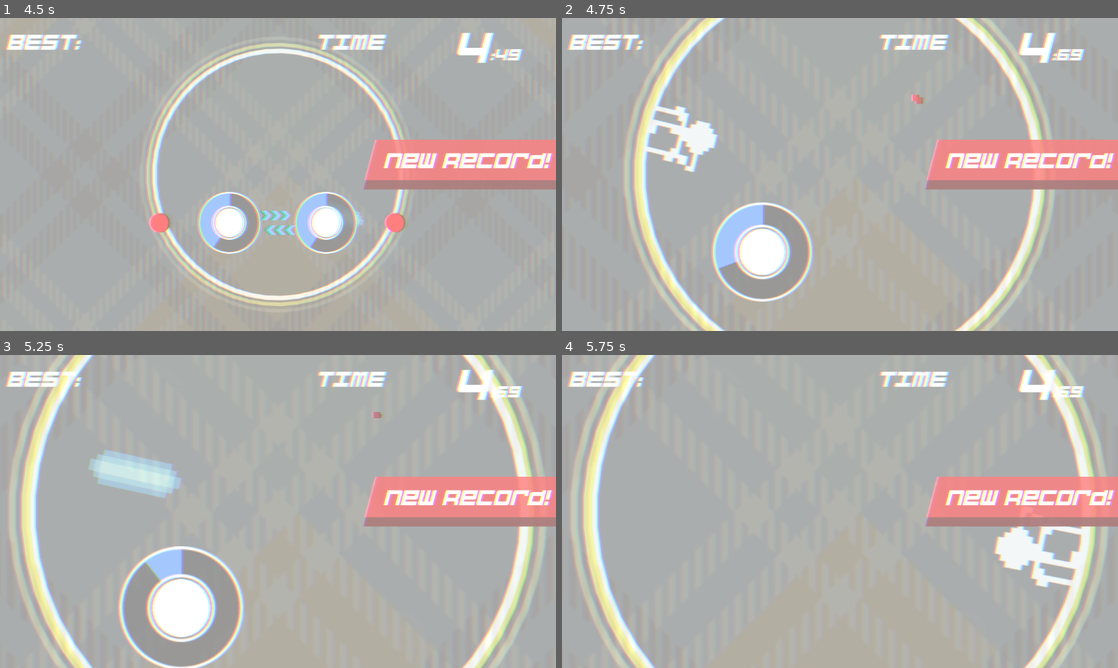
Above: before the commit, frames 1-4 (two rows, left to right).
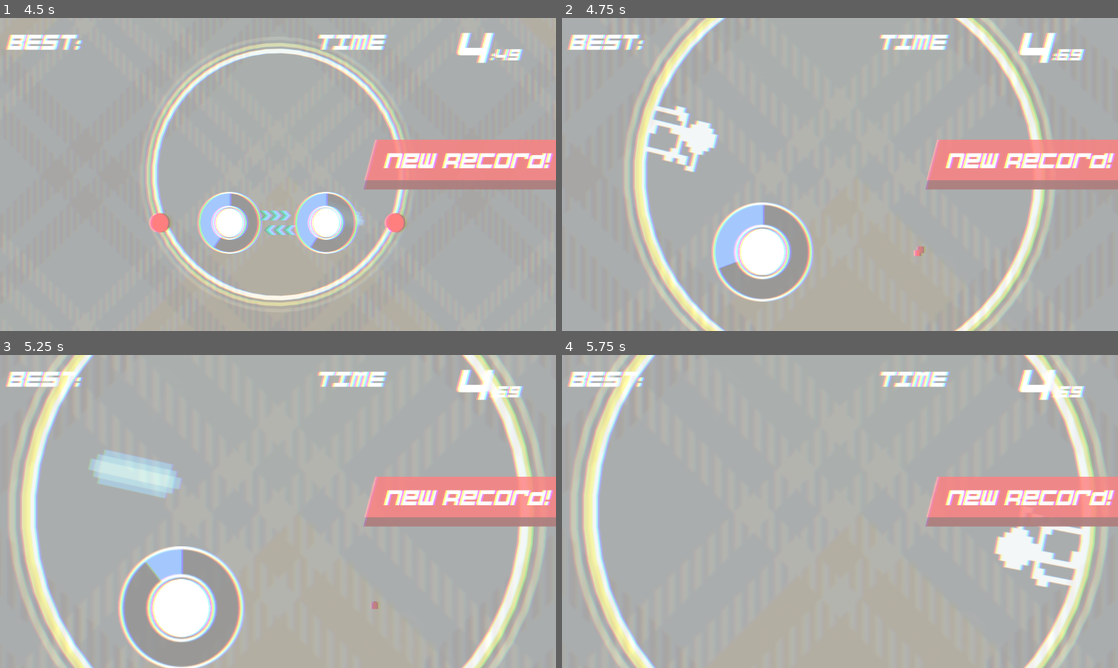
Above: after the commit, the same moments.

Repository: jokw1228/Slay_The_Circle
Game: Godot game, scene res://scenes/rooms/RoomTest/RoomTest.tscn
Same seed, same stepped clock (60 frames per second), same inputs: the game is played once before the commit and once after it. This scene is started directly instead of the project's main scene. Sound files missing from this copy of the repository are replaced by a short silence.
Inputs (mouse positions are in pixels of both pictures, inside the frame that each line leads up to):
- Up to frame 1 (4.5 s): move the mouse to (400, 158) at 0.52 s; click (400, 158) at 0.67 s; move the mouse to (166, 190) at 1.27 s; click (166, 190) at 1.42 s; move the mouse to (333, 105) at 2.02 s; click (333, 105) at 2.17 s; move the mouse to (250, 237) at 2.77 s; click (250, 237) at 2.92 s; move the mouse to (444, 221) at 3.52 s; click (444, 221) at 3.67 s; move the mouse to (111, 127) at 4.27 s; click (111, 127) at 4.42 s
- Up to frame 2 (4.75 s): no input
- Up to frame 3 (5.25 s): move the mouse to (305, 511) at 5.02 s; click (305, 511) at 5.17 s
- Up to frame 4 (5.75 s): no input

Frame 1 is identical in both runs. In frame 2, 0.1% of the frame differs, in the area x 62-66%, y 24-76%; in frame 3, less than 0.1%; in frame 4, nothing differs.

Commit message:
partial pattern

Diff:
--- a/Hongseokhee/Flame.tscn
+++ b/Hongseokhee/Flame.tscn
@@ -43,11 +43,9 @@
 sub_emitter_amount_at_collision = 1
 
 [node name="Flame" type="Node2D"]
-rotation = -1.5708
 script = ExtResource("1_akrqw")
 
 [node name="flame" type="GPUParticles2D" parent="."]
-rotation = 3.14159
 emitting = false
 amount = 50
 process_material = SubResource("ParticleProcessMaterial_homa5")
--- /dev/null
+++ b/scenes/bombgenerators/JinhyunBombGenerator.gd
@@ -0,0 +1,58 @@
+extends BombGenerator
+
+func _ready():
+	await get_tree().create_timer(1.0).timeout
+
+	#pattern_smile_face()
+	#await get_tree().create_timer(5.5).timeout
+	#
+	#pattern_angry_face()
+	#await get_tree().create_timer(5.5).timeout
+
+	pattern_numeric()
+	await get_tree().create_timer(5.5).timeout
+
+
+func pattern_smile_face():
+	var bomb1 = create_normal_bomb(Vector2(-194, -62), 2, 3)
+	var bomb2 = create_normal_bomb(Vector2(-148, -123), 2, 3)
+	var bomb3 = create_normal_bomb(Vector2(-71, -65), 2, 3)
+
+	var bomb4 = create_normal_bomb(Vector2(76, -67), 2, 3)
+	var bomb5 = create_normal_bomb(Vector2(124, -114), 2, 3)
+	var bomb6 = create_normal_bomb(Vector2(182, -54), 2, 3)
+
+	var bomb7 = create_hazard_bomb(Vector2(-199, 95), 2, 3)
+	var bomb8 = create_hazard_bomb(Vector2(-140, 161), 2, 3)
+	var bomb9 = create_hazard_bomb(Vector2(-60, 208), 2, 3)
+	var bomb10 = create_hazard_bomb(Vector2(28, 208), 2, 3)
+	var bomb11 = create_hazard_bomb(Vector2(109, 179), 2, 3)
+	var bomb12 = create_hazard_bomb(Vector2(158, 122), 2, 3)
+	var bomb13 = create_hazard_bomb(Vector2(193, 78), 2, 3)
+
+func pattern_angry_face():
+	var bomb1 = create_normal_bomb(Vector2(-176, -152), 2, 3)
+	var bomb2 = create_normal_bomb(Vector2(-102, -101), 2, 3)
+
+	var bomb3 = create_normal_bomb(Vector2(105, -106), 2, 3)
+	var bomb4 = create_normal_bomb(Vector2(185, -149), 2, 3)
+
+	var bomb5 = create_hazard_bomb(Vector2(-192, 145), 2, 3)
+	var bomb6 = create_hazard_bomb(Vector2(-135, 108), 2, 3)
+	var bomb7 = create_hazard_bomb(Vector2(-59, 95), 2, 3)
+	var bomb8 = create_hazard_bomb(Vector2(14, 94), 2, 3)
+	var bomb9 = create_hazard_bomb(Vector2(97, 112), 2, 3)
+	var bomb10 = create_hazard_bomb(Vector2(172, 147), 2, 3)
+
+func pattern_numeric():
+	var bomb1 = create_numeric_bomb(Vector2(-182, 169), 0.5, 1.5, 1)
+	await get_tree().create_timer(1.0).timeout
+
+	var bomb2 = create_numeric_bomb(Vector2(180, 160), 0.5, 1.5, 2)
+	await get_tree().create_timer(1.0).timeout
+
+	var bomb3 = create_numeric_bomb(Vector2(15, -229), 0.5, 1.5, 3)
+	await get_tree().create_timer(1.0).timeout
+
+	var bomb4 = create_numeric_bomb(Vector2(-8, 229), 0.5, 1.5, 4)
+	await get_tree().create_timer(1.0).timeout
--- /dev/null
+++ b/scenes/bombgenerators/JinhyunBombGenerator.tscn
@@ -0,0 +1,32 @@
+[gd_scene load_steps=15 format=3 uid="uid://d2fpu5ele61us"]
+
+[ext_resource type="Script" path="res://scenes/bombgenerators/JinhyunBombGenerator.gd" id="1_pknrq"]
+[ext_resource type="PackedScene" uid="uid://bj78l3upa26ik" path="res://scenes/bombs/NormalBomb.tscn" id="2_vm4ig"]
+[ext_resource type="PackedScene" uid="uid://cux2tpymcx5ny" path="res://scenes/bombs/HazardBomb.tscn" id="3_dtyyh"]
+[ext_resource type="PackedScene" uid="uid://dug1fwwbjaopa" path="res://scenes/bombs/NumericBomb.tscn" id="4_gobbg"]
+[ext_resource type="PackedScene" uid="uid://bd65ne6jxvojv" path="res://scenes/bombs/RotationInversionBomb.tscn" id="5_affxa"]
+[ext_resource type="PackedScene" uid="uid://1ohs6nj2dm33" path="res://scenes/bombs/RotationSpeedUpBomb.tscn" id="6_3ppc8"]
+[ext_resource type="PackedScene" uid="uid://cr4l7m2i6dxl" path="res://scenes/bombs/GameSpeedUpBomb.tscn" id="7_gumed"]
+[ext_resource type="PackedScene" uid="uid://b88otl67w25a2" path="res://scenes/warnings/NormalBombWarning.tscn" id="8_kk18j"]
+[ext_resource type="PackedScene" uid="uid://fdhauxo6f7gq" path="res://scenes/warnings/HazardBombWarning.tscn" id="9_23g4y"]
+[ext_resource type="PackedScene" uid="uid://dn8hj3t4klarb" path="res://scenes/warnings/NumericBombWarning.tscn" id="10_fj4xa"]
+[ext_resource type="PackedScene" uid="uid://4wbytvc753ff" path="res://scenes/warnings/RotationInversionBombWarning.tscn" id="11_oiqj4"]
+[ext_resource type="PackedScene" uid="uid://cg0il84hq0n8m" path="res://scenes/warnings/RotationSpeedUpBombWarning.tscn" id="12_7l4rn"]
+[ext_resource type="PackedScene" uid="uid://dod3xtkvnfwuq" path="res://scenes/warnings/GameSpeedUpBombWarning.tscn" id="13_6gqn5"]
+[ext_resource type="PackedScene" uid="uid://5hmqv8rxk05i" path="res://scenes/bombs/BombLink.tscn" id="14_6xxjp"]
+
+[node name="JinhyunBombGenerator" type="Node2D"]
+script = ExtResource("1_pknrq")
+NormalBomb_scene = ExtResource("2_vm4ig")
+HazardBomb_scene = ExtResource("3_dtyyh")
+NumericBomb_scene = ExtResource("4_gobbg")
+RotationInversionBomb_scene = ExtResource("5_affxa")
+RotationSpeedUpBomb_scene = ExtResource("6_3ppc8")
+GameSpeedUpBomb_scene = ExtResource("7_gumed")
+Normalbomb_warning_scene = ExtResource("8_kk18j")
+HazardBomb_warning_scene = ExtResource("9_23g4y")
+NumericBomb_warning_scene = ExtResource("10_fj4xa")
+RotationInversionBomb_warning_scene = ExtResource("11_oiqj4")
+RotationSpeedUpBomb_warning_scene = ExtResource("12_7l4rn")
+GameSpeedUpBomb_warning_scene = ExtResource("13_6gqn5")
+bomb_link = ExtResource("14_6xxjp")
--- a/scenes/playingfield/CircleField.gd
+++ b/scenes/playingfield/CircleField.gd
@@ -53,8 +53,10 @@
 
 	await get_tree().create_timer(time_to_zoom_in).timeout
 
+	#var bomb_screen_position: Vector2 = bomb_position
 	var animation_player = BackgroundEffect_node.get_node("WaveAnimation")
 	var color_rect = BackgroundEffect_node.get_node("ColorRect")
+
 
 	color_rect.material.set_shader_parameter("center", bomb_position)
 	animation_player.play("MoveWaveOut")
